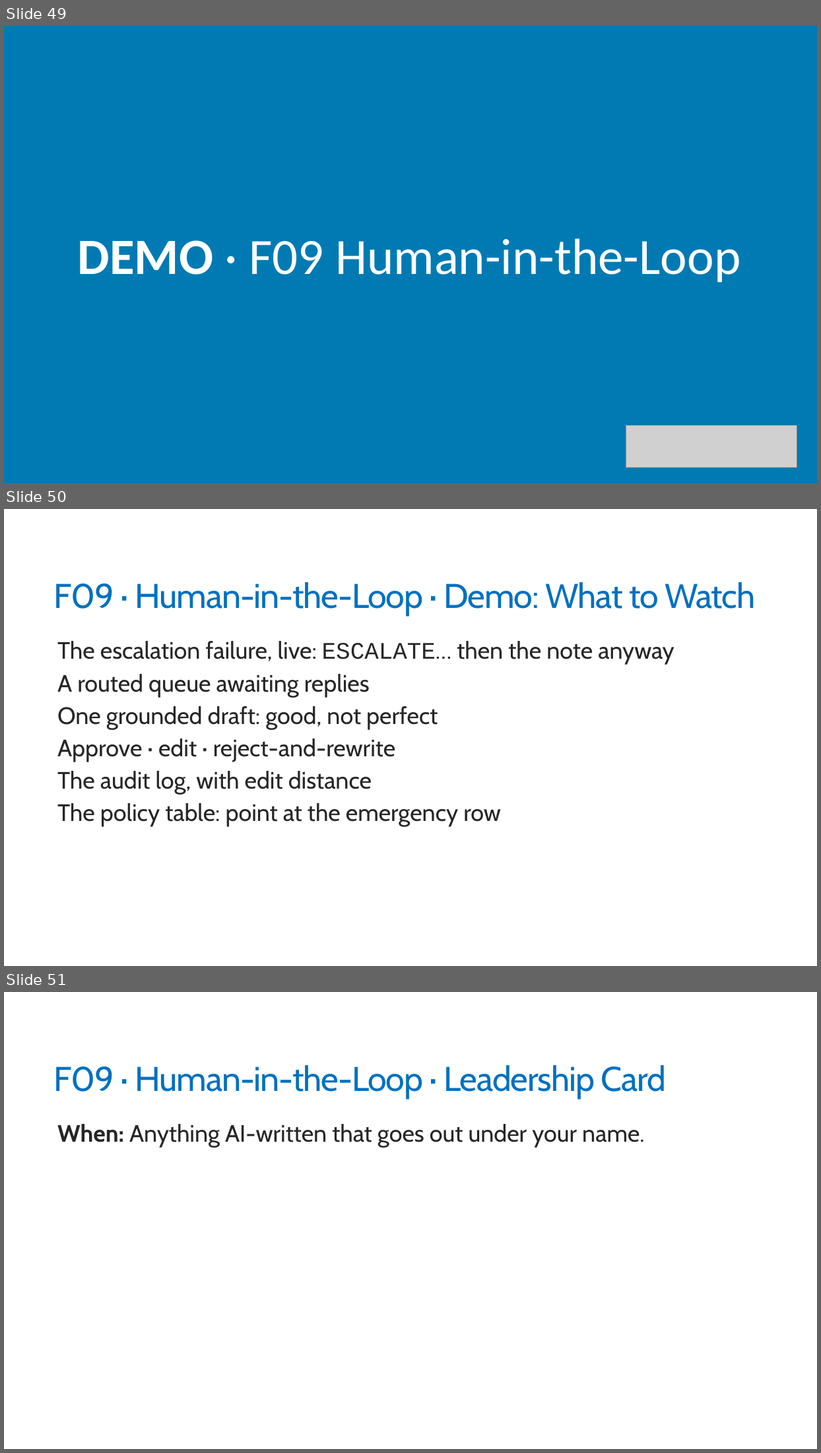
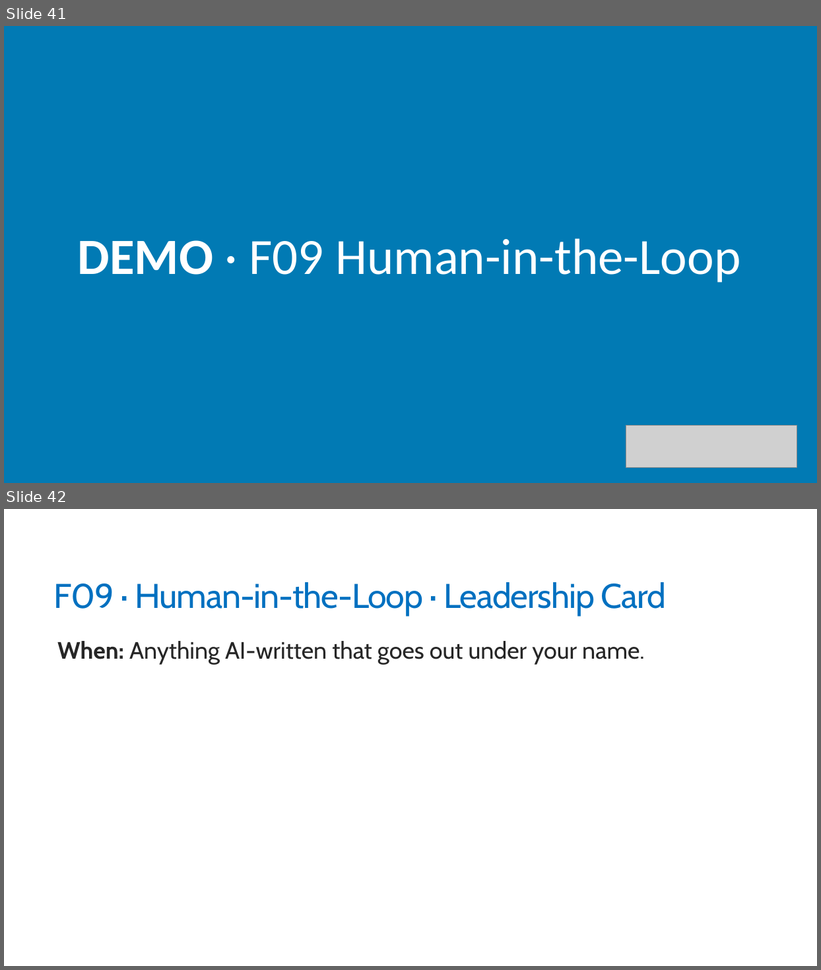
Before and after one commit to trailheadtechnology/10-ai-features-workshop, a slide deck: modules/M3-deciding/M3-deciding.pptx. Shown one above the other, each under a label of ours: slides 49, 50 and 51 before the commit, slides 41 and 42 after it. The pictures are 821x1453 and 821x970 pixels, drawn with LibreOffice and Linux fonts; fonts in the diff are those of the drawing; grey boxes stand for pictures. Boxes give left, top, right and bottom in pixels: in the first picture for what was removed or moved away, otherwise in the second. Text is boxed around its words. In the diff, an @@ line names an element or a change of style, - is before the commit and + after.

```diff
--- a/modules/M3-deciding/M3-deciding.pptx
+++ b/modules/M3-deciding/M3-deciding.pptx
@@ slide 50 removed at [4, 509, 817, 966], background #FFFFFF @@
@@ title removed at [54, 582, 755, 615] @@
-F09 · Human-in-the-Loop · Demo: What to Watch
@@ text removed at [57, 641, 674, 827] @@
-  The escalation failure, live: ESCALATE… then the note anyway
-  A routed queue awaiting replies
-  One grounded draft: good, not perfect
-  Approve · edit · reject-and-rewrite
-  The audit log, with edit distance
-  The policy table: point at the emergency row
@@ what was slide 49 is now slide 41 @@
@@ what was slide 51 is now slide 42 @@
```
Also in this commit, not shown: 22 slides changed, 8 other slides removed, 3 other files.
